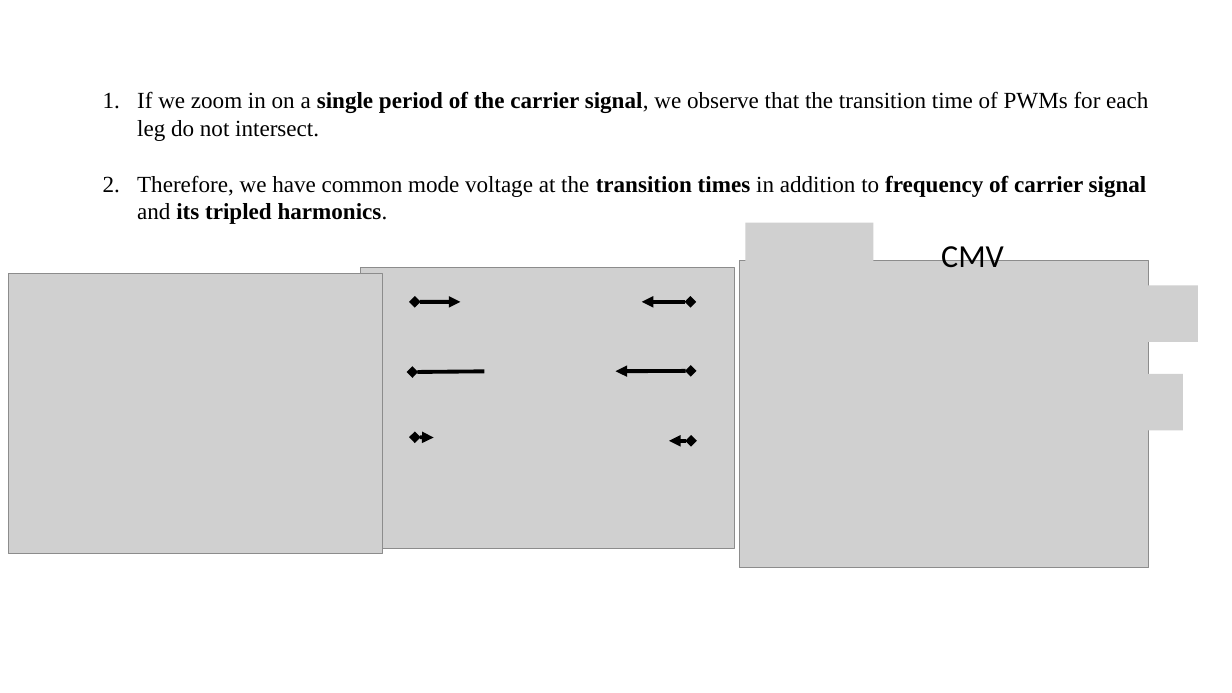
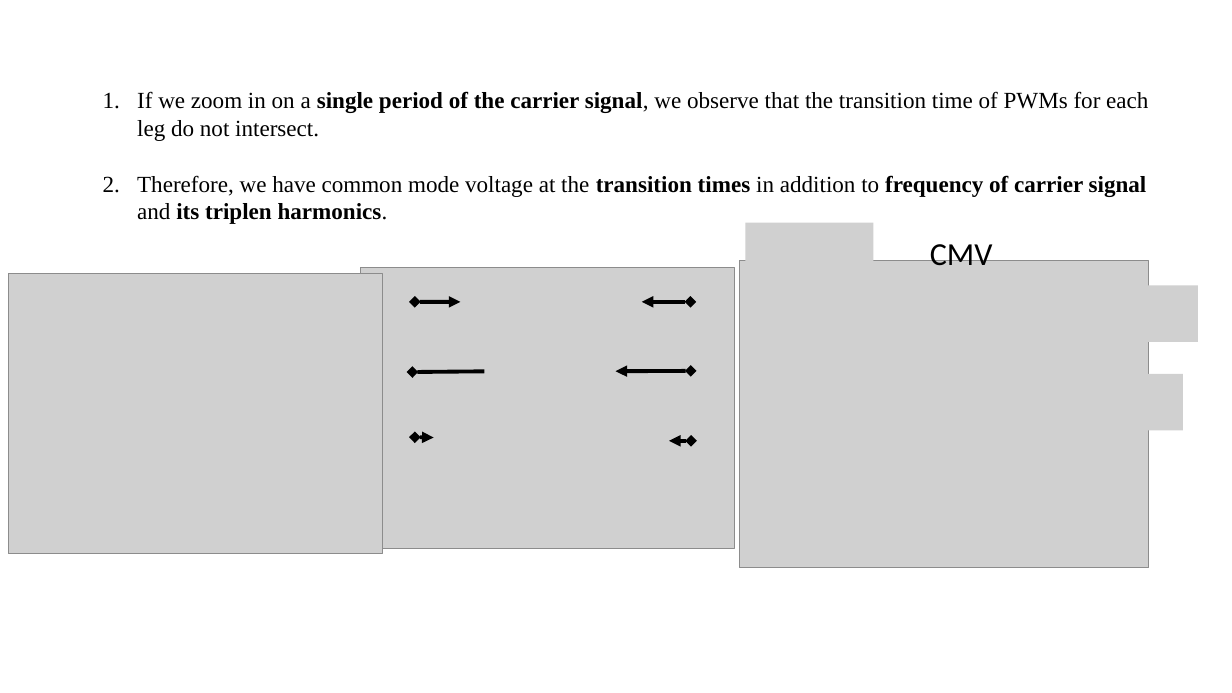
Before and after one commit to EnesAyaz/KTH, a slide deck: slide 2 of Switching Function - Reduced CMV PWM/dvdtReduction/dvdt.pptx. Drawn at 1232x693 pixels with LibreOffice and Linux fonts; fonts in the diff are those of the drawing; grey boxes stand for pictures. Boxes give left, top, right and bottom in pixels: in the first picture for what was removed or moved away, otherwise in the second. Text is boxed around its words. In the diff, an @@ line names an element or a change of style, - is before the commit and + after.

```diff
--- a/Switching Function - Reduced CMV PWM/dvdtReduction/dvdt.pptx
+++ b/Switching Function - Reduced CMV PWM/dvdtReduction/dvdt.pptx
@@ text at (137,175,1147,224): text changed @@
-2. Therefore, we have common mode voltage at the transition times in addition to frequency of carrier signal and its tripled harmonics.
+2. Therefore, we have common mode voltage at the transition times in addition to frequency of carrier signal and its triplen harmonics.
@@ text "CMV": place and size @@
-text "CMV" at (941,240,1004,267)
+text "CMV" at (930,238,993,265)
```
Also in this commit, not shown: 1 other slide changed, 3 slides added, 5 other files.
